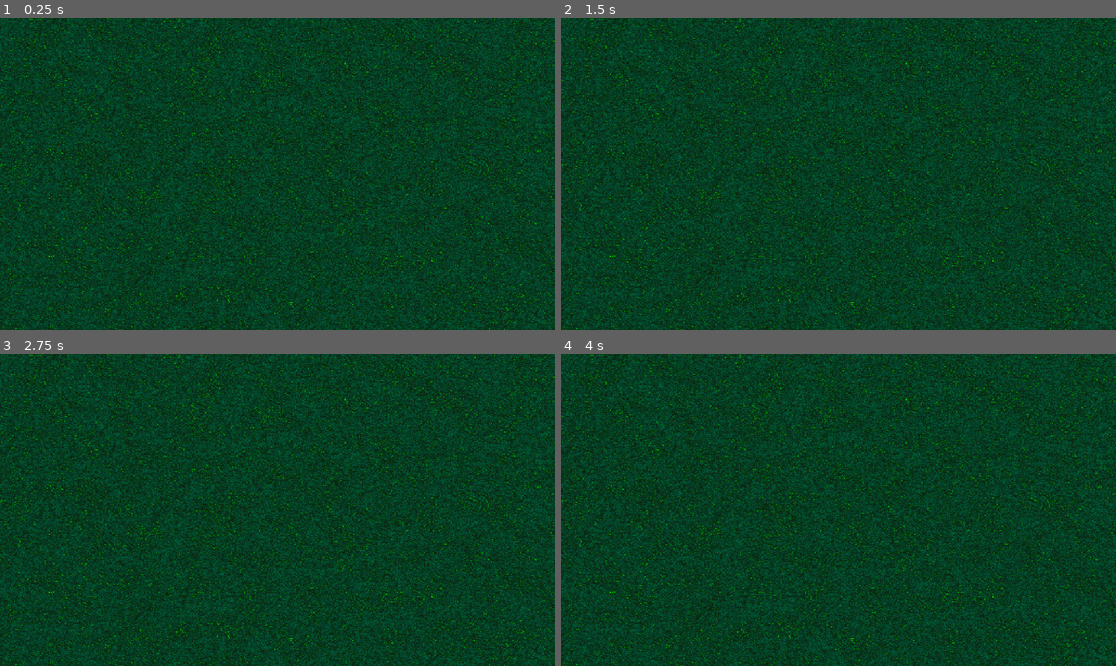
Above: before the commit, frames 1-4 (two rows, left to right).
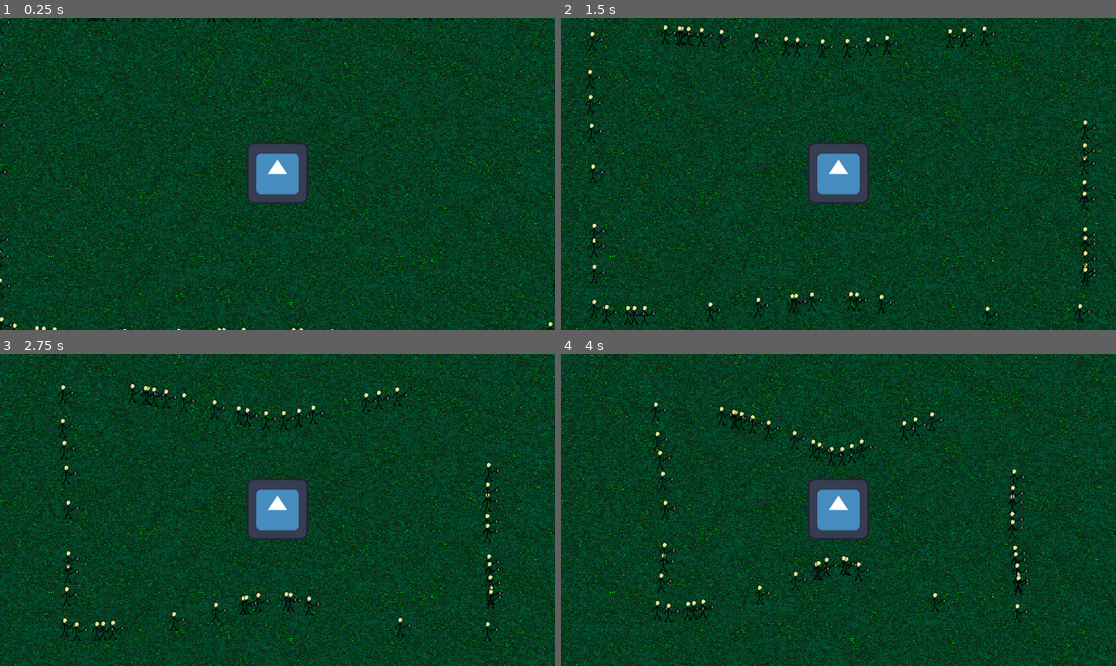
Above: after the commit, the same moments.

Repository: Igorrreha/ldjam-summoning
Game: Godot game, scene res://main.tscn
Same seed, same stepped clock (60 frames per second), same inputs: the game is played once before the commit and once after it. The engine's default icon, where the game draws it, is replaced by a stand-in: a white triangle on a blue panel in a dark square.
Inputs:
- Up to frame 1 (0.25 s): no input
- Up to frame 2 (1.5 s): no input
- Up to frame 3 (2.75 s): no input
- Up to frame 4 (4 s): no input

The runs differ from the first frame. In frame 1, 2.5% of the frame differs, in the area x 0-100%, y 0-100%; in frame 2, 4.1%, in the area x 4-97%, y 2-99%; in frame 3, 4.1%; in frame 4, 4.0%.

Commit message:
Generation human and move to tree

Diff:
--- a/game.tscn
+++ b/game.tscn
@@ -1,4 +1,8 @@
-[gd_scene load_steps=4 format=3 uid="uid://dtttoblwtuilw"]
+[gd_scene load_steps=9 format=3 uid="uid://dtttoblwtuilw"]
+
+[ext_resource type="Script" path="res://modules/enemies/scripts/enemies_generator.gd" id="1_8uoqe"]
+[ext_resource type="Texture2D" uid="uid://ckcvtu4qoo631" path="res://icon.svg" id="1_vemo2"]
+[ext_resource type="PackedScene" uid="uid://bcq8bgxrc4d5g" path="res://modules/enemies/prefabs/human.tscn" id="3_j3pig"]
 
 [sub_resource type="Gradient" id="Gradient_7wdsv"]
 offsets = PackedFloat32Array(0, 0.324675, 0.753247, 1)
@@ -14,6 +18,15 @@
 color_ramp = SubResource("Gradient_7wdsv")
 noise = SubResource("FastNoiseLite_hyq8t")
 
+[sub_resource type="CircleShape2D" id="CircleShape2D_xg4vy"]
+radius = 67.42
+
+[sub_resource type="Curve2D" id="Curve2D_sv0k5"]
+_data = {
+"points": PackedVector2Array(-85.6746, -27.7183, 85.6746, 27.7183, -786, 392, -98.2738, -1.25992, 98.2738, 1.25992, -202, 414, -25.1984, 28.9782, 25.1984, -28.9782, 376, 399, -1.25992, 123.472, 1.25992, -123.472, 400, 69, 25.1984, 22.6786, -25.1984, -22.6786, 375, -269, 157.49, -3.77976, -157.49, 3.77976, -199, -290, 39.0576, -23.9385, -39.0576, 23.9385, -784, -270, 0, 0, 0, 0, -786, 393)
+}
+point_count = 8
+
 [node name="Game" type="Node2D"]
 
 [node name="BackNoise" type="Sprite2D" parent="."]
@@ -23,3 +36,24 @@
 texture = SubResource("NoiseTexture2D_4uss2")
 
 [node name="Camera2D" type="Camera2D" parent="."]
+
+[node name="MainTree" type="Area2D" parent="."]
+position = Vector2(0, -2)
+collision_mask = 2
+
+[node name="Icon" type="Sprite2D" parent="MainTree"]
+texture = ExtResource("1_vemo2")
+
+[node name="CollisionShape2D" type="CollisionShape2D" parent="MainTree"]
+shape = SubResource("CircleShape2D_xg4vy")
+
+[node name="EnemiesGenerator" type="Path2D" parent="." node_paths=PackedStringArray("main_tree")]
+position = Vector2(201, -64)
+curve = SubResource("Curve2D_sv0k5")
+script = ExtResource("1_8uoqe")
+main_tree = NodePath("../MainTree")
+human_scene = ExtResource("3_j3pig")
+
+[node name="SpawnPoint" type="PathFollow2D" parent="EnemiesGenerator"]
+position = Vector2(-786, 392)
+rotation = 0.312902
--- a/modules/enemies/prefabs/human.tscn
+++ b/modules/enemies/prefabs/human.tscn
@@ -1,10 +1,31 @@
-[gd_scene load_steps=3 format=3 uid="uid://bcq8bgxrc4d5g"]
+[gd_scene load_steps=5 format=3 uid="uid://bcq8bgxrc4d5g"]
 
-[ext_resource type="Texture2D" uid="uid://dk5q2prkfm8bt" path="res://modules/Enemies/art/человек.png" id="1_psrqc"]
-[ext_resource type="Script" path="res://modules/Enemies/scripts/human_controller.gd" id="2_chmqu"]
+[ext_resource type="Texture2D" uid="uid://dk5q2prkfm8bt" path="res://modules/enemies/art/человек.png" id="1_psrqc"]
+[ext_resource type="Script" path="res://modules/enemies/scripts/human_controller.gd" id="2_chmqu"]
 
-[node name="Human" type="Sprite2D"]
-position = Vector2(-408, -136)
+[sub_resource type="CircleShape2D" id="CircleShape2D_53o53"]
+
+[sub_resource type="CircleShape2D" id="CircleShape2D_jjd5j"]
+radius = 28.0
+
+[node name="Human" type="Area2D"]
+collision_layer = 2
+script = ExtResource("2_chmqu")
+speed = 1.0
+
+[node name="Icon" type="Sprite2D" parent="."]
 texture = ExtResource("1_psrqc")
-script = ExtResource("2_chmqu")
-speed = 2.0
+
+[node name="BodyCollider" type="CollisionShape2D" parent="."]
+position = Vector2(0, 20)
+shape = SubResource("CircleShape2D_53o53")
+
+[node name="AtackArea" type="Area2D" parent="."]
+collision_layer = 0
+monitorable = false
+
+[node name="AttackCollider" type="CollisionShape2D" parent="AtackArea"]
+position = Vector2(0, 12)
+shape = SubResource("CircleShape2D_jjd5j")
+
+[connection signal="area_entered" from="AtackArea" to="." method="_on_atack_area_area_entered"]
--- /dev/null
+++ b/modules/enemies/scripts/enemies_generator.gd
@@ -0,0 +1,20 @@
+extends Path2D
+
+
+@export var main_tree: Node2D
+@export var human_scene: PackedScene
+
+
+@onready var spawn_point: PathFollow2D = $SpawnPoint
+
+
+func _ready() -> void:
+	spawn_enemies(50)
+
+
+func spawn_enemies(count: int):
+	for i in range(count):
+		spawn_point.progress_ratio = randf()
+		var human = human_scene.instantiate()
+		add_child(human)
+		human.setup(spawn_point.global_position, main_tree)
--- a/modules/enemies/scripts/human_controller.gd
+++ b/modules/enemies/scripts/human_controller.gd
@@ -1,24 +1,27 @@
 class_name Human
-extends Sprite2D
+extends Area2D
 
 
 @export var speed: float
 
 
 var target: Node2D
+var is_moving = true
 
 
-func _init(target: Node2D):
+func setup(position: Vector2, target: Node2D):
+	self.global_position = position
 	self.target = target
 
 
-func _ready() -> void:
-	pass
-
-
 func _process(delta: float) -> void:
-	move_to_target(target)
+	if is_moving:
+		move_to_target(target)
 
 
 func move_to_target(target: Node2D):
-	position.move_toward(target.position, speed);
+	global_position = global_position.move_toward(target.global_position, speed);
+
+
+func _on_atack_area_area_entered(area: Area2D) -> void:
+	is_moving = false
--- a/project.godot
+++ b/project.godot
@@ -15,6 +15,11 @@
 config/features=PackedStringArray("4.2", "GL Compatibility")
 config/icon="res://icon.svg"
 
+[layer_names]
+
+2d_physics/layer_1="Tree"
+2d_physics/layer_2="Enemies"
+
 [rendering]
 
 renderer/rendering_method="gl_compatibility"
